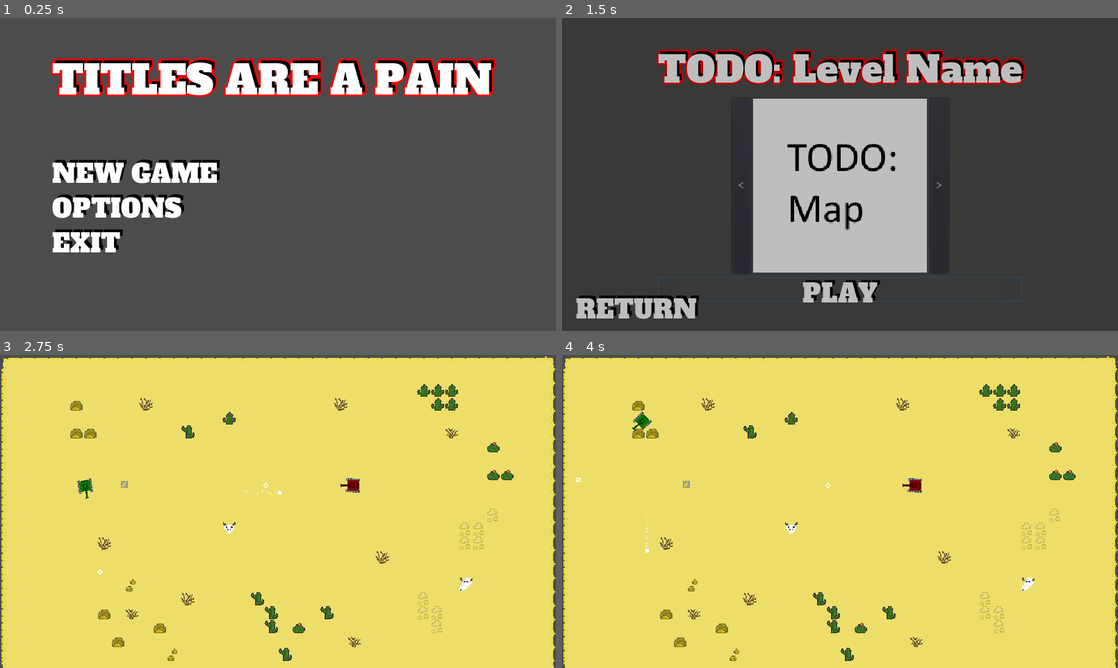
Above: before the commit, frames 1-4 (two rows, left to right).
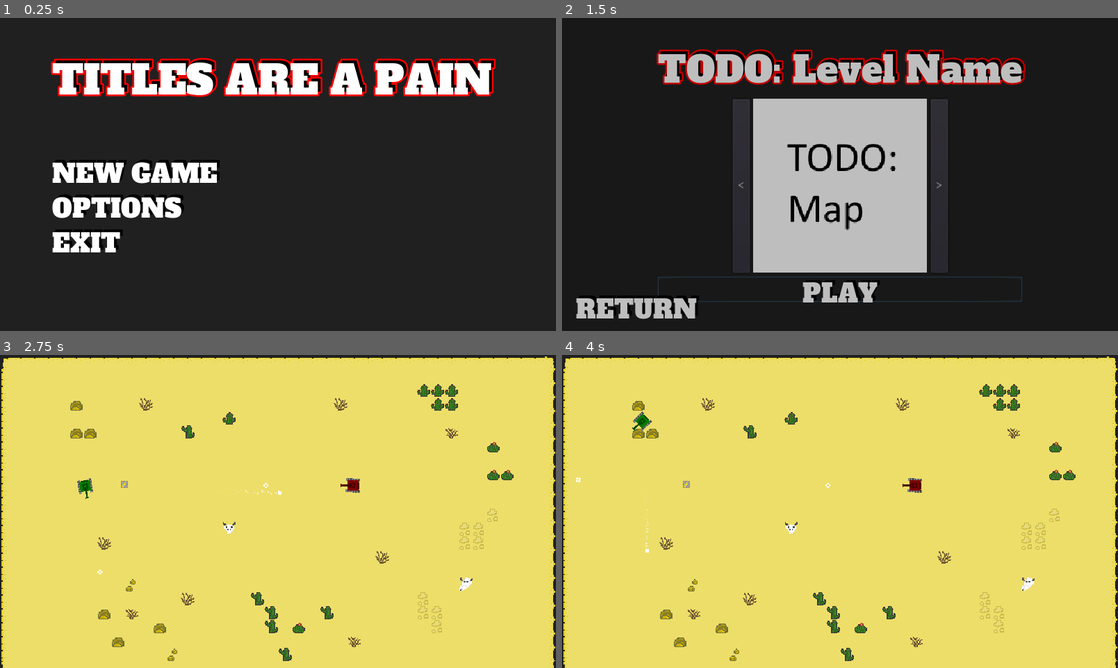
Above: after the commit, the same moments.

Repository: gw935/Skriptsprachen_Spiel
Game: Godot game, scene res://Scenes/TitleScreen/TitleScreen.tscn
Two runs of this game, one before a commit and one after it. Both use one fixed random seed, a clock stepped at 60 frames per second and the inputs below. Sound files missing from this copy of the repository are replaced by a short silence.
Inputs:
- Up to frame 1 (0.25 s): no input
- Up to frame 2 (1.5 s): click "NEW GAME" at 0.5 s; click "PLAY" at 1.25 s
- Up to frame 3 (2.75 s): hold Right (right) from 2.03 s (still down); hold Keypad 0 (fire) from 2.03 s (still down)
- Up to frame 4 (4 s): tap Enter at 2.75 s; release Right (right) at 2.78 s; release Keypad 0 (fire) at 2.78 s; hold Down (down) 2.78-3.53 s; tap Keypad 0 (fire) at 2.85 s; hold Right (right) from 3.53 s (still down); hold Keypad 0 (fire) from 3.53 s (still down)

The runs differ from the first frame. In frame 1, 87% of the frame differs, in the area x 0-100%, y 0-100%; in frame 2, 70%; in frame 3, 1.6%; in frame 4, 1.6%.

Commit message:
more Crates, Walls

Diff:
--- /dev/null
+++ b/Entities/Obstacles/Reinforced_Wood_Crate.tscn
@@ -0,0 +1,10 @@
+[gd_scene load_steps=3 format=2]
+
+[ext_resource path="res://Entities/Obstacles/Obstacle.tscn" type="PackedScene" id=1]
+[ext_resource path="res://Assets/Crates/Reinforcedcrate.png" type="Texture" id=2]
+
+[node name="Reinforced_Wood_Crate" instance=ExtResource( 1 )]
+health = 15
+
+[node name="Sprite" parent="." index="1"]
+texture = ExtResource( 2 )
--- /dev/null
+++ b/Entities/Obstacles/Steel_Crate.tscn
@@ -0,0 +1,10 @@
+[gd_scene load_steps=3 format=2]
+
+[ext_resource path="res://Entities/Obstacles/Obstacle.tscn" type="PackedScene" id=1]
+[ext_resource path="res://Assets/Crates/Metalcrate.png" type="Texture" id=2]
+
+[node name="Steel_Crate" instance=ExtResource( 1 )]
+health = 50
+
+[node name="Sprite" parent="." index="1"]
+texture = ExtResource( 2 )
--- /dev/null
+++ b/Entities/Obstacles/Wall.tscn
@@ -0,0 +1,14 @@
+[gd_scene load_steps=3 format=2]
+
+[ext_resource path="res://Assets/Walls/wall_center.png" type="Texture" id=1]
+
+[sub_resource type="RectangleShape2D" id=1]
+extents = Vector2( 8, 8 )
+
+[node name="Wall" type="StaticBody2D"]
+
+[node name="Sprite" type="Sprite" parent="."]
+texture = ExtResource( 1 )
+
+[node name="CollisionShape2D" type="CollisionShape2D" parent="."]
+shape = SubResource( 1 )
--- a/Scenes/Test_Level.tscn
+++ b/Scenes/Test_Level.tscn
@@ -2,14 +2,12 @@
 
 [ext_resource path="res://Entities/Tank.tscn" type="PackedScene" id=1]
 [ext_resource path="res://Scenes/Map.gd" type="Script" id=2]
-[ext_resource path="res://Entities/PowerUps/Stronger_Bullet_Pickup.tscn" type="PackedScene" id=3]
+[ext_resource path="res://Entities/Obstacles/Steel_Crate.tscn" type="PackedScene" id=3]
 [ext_resource path="res://Entities/Obstacles/Obstacle.tscn" type="PackedScene" id=4]
-[ext_resource path="res://Assets/Bullet.png" type="Texture" id=5]
+[ext_resource path="res://Entities/Obstacles/Wall.tscn" type="PackedScene" id=5]
 [ext_resource path="res://Entities/Obstacles/ItemCrate.tscn" type="PackedScene" id=6]
 [ext_resource path="res://UI/UI.tscn" type="PackedScene" id=7]
-
-[sub_resource type="RectangleShape2D" id=1]
-extents = Vector2( 1.9887, 2 )
+[ext_resource path="res://Entities/Obstacles/Reinforced_Wood_Crate.tscn" type="PackedScene" id=8]
 
 [node name="Test_Level" type="Node2D"]
 script = ExtResource( 2 )
@@ -28,70 +26,475 @@
 [node name="Body" parent="Player_2" index="1"]
 modulate = Color( 1, 0, 0, 1 )
 
-[node name="StaticBody2D" type="StaticBody2D" parent="."]
-position = Vector2( 253, 145 )
-collision_mask = 7
-__meta__ = {
-"_edit_group_": true
-}
-
-[node name="Sprite" type="Sprite" parent="StaticBody2D"]
-scale = Vector2( 5.53125, 40 )
-texture = ExtResource( 5 )
-
-[node name="CollisionShape2D" type="CollisionShape2D" parent="StaticBody2D"]
-scale = Vector2( 5.53125, 40 )
-shape = SubResource( 1 )
-
-[node name="Stronger_Bullet_Pickup" parent="." instance=ExtResource( 3 )]
-position = Vector2( 149, 194 )
-collision_mask = 3
-
-[node name="Stronger_Bullet_Pickup2" parent="." instance=ExtResource( 3 )]
-position = Vector2( 353, 202 )
-collision_mask = 3
-
-[node name="Obstacle" parent="." instance=ExtResource( 4 )]
-position = Vector2( 162, 129 )
-
-[node name="Obstacle2" parent="." instance=ExtResource( 4 )]
-position = Vector2( 184, 128 )
-
-[node name="Obstacle3" parent="." instance=ExtResource( 4 )]
-position = Vector2( 205, 127 )
-
-[node name="ItemCrate" parent="." instance=ExtResource( 6 )]
-position = Vector2( 126, 275 )
-
-[node name="ItemCrate2" parent="." instance=ExtResource( 6 )]
-position = Vector2( 457, 173 )
-
-[node name="ItemCrate3" parent="." instance=ExtResource( 6 )]
-position = Vector2( 160, 72 )
-
-[node name="ItemCrate4" parent="." instance=ExtResource( 6 )]
-position = Vector2( 196, 77 )
-
-[node name="ItemCrate5" parent="." instance=ExtResource( 6 )]
-position = Vector2( 162, 99 )
-
-[node name="ItemCrate6" parent="." instance=ExtResource( 6 )]
-position = Vector2( 194, 101 )
-
-[node name="ItemCrate7" parent="." instance=ExtResource( 6 )]
-position = Vector2( 126, 71 )
-
-[node name="ItemCrate8" parent="." instance=ExtResource( 6 )]
-position = Vector2( 132, 94 )
-
-[node name="ItemCrate9" parent="." instance=ExtResource( 6 )]
-position = Vector2( 133, 123 )
-
 [node name="UI" parent="." instance=ExtResource( 7 )]
+visible = false
 anchor_right = 0.0
 anchor_bottom = 0.0
 margin_right = 640.0
 margin_bottom = 360.0
 
+[node name="Walls" type="Node" parent="."]
+
+[node name="Wall" parent="Walls" instance=ExtResource( 5 )]
+position = Vector2( 8, 8 )
+
+[node name="Wall2" parent="Walls" instance=ExtResource( 5 )]
+position = Vector2( 24, 8 )
+
+[node name="Wall3" parent="Walls" instance=ExtResource( 5 )]
+position = Vector2( 40, 8 )
+
+[node name="Wall4" parent="Walls" instance=ExtResource( 5 )]
+position = Vector2( 56, 8 )
+
+[node name="Wall5" parent="Walls" instance=ExtResource( 5 )]
+position = Vector2( 72, 8 )
+
+[node name="Wall6" parent="Walls" instance=ExtResource( 5 )]
+position = Vector2( 88, 8 )
+
+[node name="Wall7" parent="Walls" instance=ExtResource( 5 )]
+position = Vector2( 104, 8 )
+
+[node name="Wall8" parent="Walls" instance=ExtResource( 5 )]
+position = Vector2( 104, 8 )
+
+[node name="Wall9" parent="Walls" instance=ExtResource( 5 )]
+position = Vector2( 120, 8 )
+
+[node name="Wall10" parent="Walls" instance=ExtResource( 5 )]
+position = Vector2( 136, 8 )
+
+[node name="Wall11" parent="Walls" instance=ExtResource( 5 )]
+position = Vector2( 152, 8 )
+
+[node name="Wall12" parent="Walls" instance=ExtResource( 5 )]
+position = Vector2( 168, 8 )
+
+[node name="Wall13" parent="Walls" instance=ExtResource( 5 )]
+position = Vector2( 184, 8 )
+
+[node name="Wall14" parent="Walls" instance=ExtResource( 5 )]
+position = Vector2( 200, 8 )
+
+[node name="Wall15" parent="Walls" instance=ExtResource( 5 )]
+position = Vector2( 216, 8 )
+
+[node name="Wall16" parent="Walls" instance=ExtResource( 5 )]
+position = Vector2( 216, 8 )
+
+[node name="Wall17" parent="Walls" instance=ExtResource( 5 )]
+position = Vector2( 232, 8 )
+
+[node name="Wall18" parent="Walls" instance=ExtResource( 5 )]
+position = Vector2( 248, 8 )
+
+[node name="Wall19" parent="Walls" instance=ExtResource( 5 )]
+position = Vector2( 264, 8 )
+
+[node name="Wall20" parent="Walls" instance=ExtResource( 5 )]
+position = Vector2( 280, 8 )
+
+[node name="Wall21" parent="Walls" instance=ExtResource( 5 )]
+position = Vector2( 296, 8 )
+
+[node name="Wall22" parent="Walls" instance=ExtResource( 5 )]
+position = Vector2( 312, 8 )
+
+[node name="Wall23" parent="Walls" instance=ExtResource( 5 )]
+position = Vector2( 328, 8 )
+
+[node name="Wall24" parent="Walls" instance=ExtResource( 5 )]
+position = Vector2( 328, 8 )
+
+[node name="Wall25" parent="Walls" instance=ExtResource( 5 )]
+position = Vector2( 344, 8 )
+
+[node name="Wall26" parent="Walls" instance=ExtResource( 5 )]
+position = Vector2( 360, 8 )
+
+[node name="Wall27" parent="Walls" instance=ExtResource( 5 )]
+position = Vector2( 376, 8 )
+
+[node name="Wall28" parent="Walls" instance=ExtResource( 5 )]
+position = Vector2( 392, 8 )
+
+[node name="Wall29" parent="Walls" instance=ExtResource( 5 )]
+position = Vector2( 408, 8 )
+
+[node name="Wall30" parent="Walls" instance=ExtResource( 5 )]
+position = Vector2( 424, 8 )
+
+[node name="Wall31" parent="Walls" instance=ExtResource( 5 )]
+position = Vector2( 440, 8 )
+
+[node name="Wall32" parent="Walls" instance=ExtResource( 5 )]
+position = Vector2( 440, 8 )
+
+[node name="Wall33" parent="Walls" instance=ExtResource( 5 )]
+position = Vector2( 456, 8 )
+
+[node name="Wall34" parent="Walls" instance=ExtResource( 5 )]
+position = Vector2( 472, 8 )
+
+[node name="Wall35" parent="Walls" instance=ExtResource( 5 )]
+position = Vector2( 488, 8 )
+
+[node name="Wall36" parent="Walls" instance=ExtResource( 5 )]
+position = Vector2( 504, 8 )
+
+[node name="Wall37" parent="Walls" instance=ExtResource( 5 )]
+position = Vector2( 520, 8 )
+
+[node name="Wall38" parent="Walls" instance=ExtResource( 5 )]
+position = Vector2( 536, 8 )
+
+[node name="Wall39" parent="Walls" instance=ExtResource( 5 )]
+position = Vector2( 552, 8 )
+
+[node name="Wall40" parent="Walls" instance=ExtResource( 5 )]
+position = Vector2( 552, 8 )
+
+[node name="Wall41" parent="Walls" instance=ExtResource( 5 )]
+position = Vector2( 568, 8 )
+
+[node name="Wall42" parent="Walls" instance=ExtResource( 5 )]
+position = Vector2( 584, 8 )
+
+[node name="Wall43" parent="Walls" instance=ExtResource( 5 )]
+position = Vector2( 600, 8 )
+
+[node name="Wall44" parent="Walls" instance=ExtResource( 5 )]
+position = Vector2( 616, 8 )
+
+[node name="Wall45" parent="Walls" instance=ExtResource( 5 )]
+position = Vector2( 632, 8 )
+
+[node name="Wall46" parent="Walls" instance=ExtResource( 5 )]
+position = Vector2( 632, 24 )
+
+[node name="Wall47" parent="Walls" instance=ExtResource( 5 )]
+position = Vector2( 632, 40 )
+
+[node name="Wall48" parent="Walls" instance=ExtResource( 5 )]
+position = Vector2( 632, 56 )
+
+[node name="Wall49" parent="Walls" instance=ExtResource( 5 )]
+position = Vector2( 632, 72 )
+
+[node name="Wall50" parent="Walls" instance=ExtResource( 5 )]
+position = Vector2( 632, 88 )
+
+[node name="Wall51" parent="Walls" instance=ExtResource( 5 )]
+position = Vector2( 632, 104 )
+
+[node name="Wall52" parent="Walls" instance=ExtResource( 5 )]
+position = Vector2( 632, 120 )
+
+[node name="Wall53" parent="Walls" instance=ExtResource( 5 )]
+position = Vector2( 632, 136 )
+
+[node name="Wall54" parent="Walls" instance=ExtResource( 5 )]
+position = Vector2( 632, 152 )
+
+[node name="Wall55" parent="Walls" instance=ExtResource( 5 )]
+position = Vector2( 632, 168 )
+
+[node name="Wall56" parent="Walls" instance=ExtResource( 5 )]
+position = Vector2( 632, 184 )
+
+[node name="Wall57" parent="Walls" instance=ExtResource( 5 )]
+position = Vector2( 632, 200 )
+
+[node name="Wall58" parent="Walls" instance=ExtResource( 5 )]
+position = Vector2( 632, 216 )
+
+[node name="Wall59" parent="Walls" instance=ExtResource( 5 )]
+position = Vector2( 632, 232 )
+
+[node name="Wall60" parent="Walls" instance=ExtResource( 5 )]
+position = Vector2( 632, 248 )
+
+[node name="Wall61" parent="Walls" instance=ExtResource( 5 )]
+position = Vector2( 632, 264 )
+
+[node name="Wall62" parent="Walls" instance=ExtResource( 5 )]
+position = Vector2( 632, 280 )
+
+[node name="Wall63" parent="Walls" instance=ExtResource( 5 )]
+position = Vector2( 632, 296 )
+
+[node name="Wall64" parent="Walls" instance=ExtResource( 5 )]
+position = Vector2( 632, 312 )
+
+[node name="Wall65" parent="Walls" instance=ExtResource( 5 )]
+position = Vector2( 632, 328 )
+
+[node name="Wall66" parent="Walls" instance=ExtResource( 5 )]
+position = Vector2( 632, 344 )
+
+[node name="Wall67" parent="Walls" instance=ExtResource( 5 )]
+position = Vector2( 632, 360 )
+
+[node name="Wall68" parent="Walls" instance=ExtResource( 5 )]
+position = Vector2( 616, 360 )
+
+[node name="Wall69" parent="Walls" instance=ExtResource( 5 )]
+position = Vector2( 600, 360 )
+
+[node name="Wall70" parent="Walls" instance=ExtResource( 5 )]
+position = Vector2( 584, 360 )
+
+[node name="Wall71" parent="Walls" instance=ExtResource( 5 )]
+position = Vector2( 568, 360 )
+
+[node name="Wall72" parent="Walls" instance=ExtResource( 5 )]
+position = Vector2( 552, 360 )
+
+[node name="Wall73" parent="Walls" instance=ExtResource( 5 )]
+position = Vector2( 552, 360 )
+
+[node name="Wall74" parent="Walls" instance=ExtResource( 5 )]
+position = Vector2( 536, 360 )
+
+[node name="Wall75" parent="Walls" instance=ExtResource( 5 )]
+position = Vector2( 520, 360 )
+
+[node name="Wall76" parent="Walls" instance=ExtResource( 5 )]
+position = Vector2( 504, 360 )
+
+[node name="Wall77" parent="Walls" instance=ExtResource( 5 )]
+position = Vector2( 488, 360 )
+
+[node name="Wall78" parent="Walls" instance=ExtResource( 5 )]
+position = Vector2( 472, 360 )
+
+[node name="Wall79" parent="Walls" instance=ExtResource( 5 )]
+position = Vector2( 456, 360 )
+
+[node name="Wall80" parent="Walls" instance=ExtResource( 5 )]
+position = Vector2( 456, 360 )
+
+[node name="Wall81" parent="Walls" instance=ExtResource( 5 )]
+position = Vector2( 440, 360 )
+
+[node name="Wall82" parent="Walls" instance=ExtResource( 5 )]
+position = Vector2( 424, 360 )
+
+[node name="Wall83" parent="Walls" instance=ExtResource( 5 )]
+position = Vector2( 408, 360 )
+
+[node name="Wall84" parent="Walls" instance=ExtResource( 5 )]
+position = Vector2( 392, 360 )
+
+[node name="Wall85" parent="Walls" instance=ExtResource( 5 )]
+position = Vector2( 376, 360 )
+
+[node name="Wall86" parent="Walls" instance=ExtResource( 5 )]
+position = Vector2( 360, 360 )
+
+[node name="Wall87" parent="Walls" instance=ExtResource( 5 )]
+position = Vector2( 360, 360 )
+
+[node name="Wall88" parent="Walls" instance=ExtResource( 5 )]
+position = Vector2( 344, 360 )
+
+[node name="Wall89" parent="Walls" instance=ExtResource( 5 )]
+position = Vector2( 328, 360 )
+
+[node name="Wall90" parent="Walls" instance=ExtResource( 5 )]
+position = Vector2( 312, 360 )
+
+[node name="Wall91" parent="Walls" instance=ExtResource( 5 )]
+position = Vector2( 296, 360 )
+
+[node name="Wall92" parent="Walls" instance=ExtResource( 5 )]
+position = Vector2( 280, 360 )
+
+[node name="Wall93" parent="Walls" instance=ExtResource( 5 )]
+position = Vector2( 264, 360 )
+
+[node name="Wall94" parent="Walls" instance=ExtResource( 5 )]
+position = Vector2( 264, 360 )
+
+[node name="Wall95" parent="Walls" instance=ExtResource( 5 )]
+position = Vector2( 248, 360 )
+
+[node name="Wall96" parent="Walls" instance=ExtResource( 5 )]
+position = Vector2( 232, 360 )
+
+[node name="Wall97" parent="Walls" instance=ExtResource( 5 )]
+position = Vector2( 216, 360 )
+
+[node name="Wall98" parent="Walls" instance=ExtResource( 5 )]
+position = Vector2( 200, 360 )
+
+[node name="Wall99" parent="Walls" instance=ExtResource( 5 )]
+position = Vector2( 184, 360 )
+
+[node name="Wall100" parent="Walls" instance=ExtResource( 5 )]
+position = Vector2( 168, 360 )
+
+[node name="Wall101" parent="Walls" instance=ExtResource( 5 )]
+position = Vector2( 168, 360 )
+
+[node name="Wall102" parent="Walls" instance=ExtResource( 5 )]
+position = Vector2( 152, 360 )
+
+[node name="Wall103" parent="Walls" instance=ExtResource( 5 )]
+position = Vector2( 136, 360 )
+
+[node name="Wall104" parent="Walls" instance=ExtResource( 5 )]
+position = Vector2( 120, 360 )
+
+[node name="Wall105" parent="Walls" instance=ExtResource( 5 )]
+position = Vector2( 104, 360 )
+
+[node name="Wall106" parent="Walls" instance=ExtResource( 5 )]
+position = Vector2( 88, 360 )
+
+[node name="Wall107" parent="Walls" instance=ExtResource( 5 )]
+position = Vector2( 72, 360 )
+
+[node name="Wall108" parent="Walls" instance=ExtResource( 5 )]
+position = Vector2( 72, 360 )
+
+[node name="Wall109" parent="Walls" instance=ExtResource( 5 )]
+position = Vector2( 56, 360 )
+
+[node name="Wall110" parent="Walls" instance=ExtResource( 5 )]
+position = Vector2( 40, 360 )
+
+[node name="Wall111" parent="Walls" instance=ExtResource( 5 )]
+position = Vector2( 24, 360 )
+
+[node name="Wall112" parent="Walls" instance=ExtResource( 5 )]
+position = Vector2( 8, 360 )
+
+[node name="Wall113" parent="Walls" instance=ExtResource( 5 )]
+position = Vector2( 8, 344 )
+
+[node name="Wall114" parent="Walls" instance=ExtResource( 5 )]
+position = Vector2( 8, 328 )
+
+[node name="Wall115" parent="Walls" instance=ExtResource( 5 )]
+position = Vector2( 8, 312 )
+
+[node name="Wall116" parent="Walls" instance=ExtResource( 5 )]
+position = Vector2( 8, 296 )
+
+[node name="Wall117" parent="Walls" instance=ExtResource( 5 )]
+position = Vector2( 8, 280 )
+
+[node name="Wall118" parent="Walls" instance=ExtResource( 5 )]
+position = Vector2( 8, 264 )
+
+[node name="Wall119" parent="Walls" instance=ExtResource( 5 )]
+position = Vector2( 8, 248 )
+
+[node name="Wall120" parent="Walls" instance=ExtResource( 5 )]
+position = Vector2( 8, 232 )
+
+[node name="Wall121" parent="Walls" instance=ExtResource( 5 )]
+position = Vector2( 8, 216 )
+
+[node name="Wall122" parent="Walls" instance=ExtResource( 5 )]
+position = Vector2( 8, 200 )
+
+[node name="Wall123" parent="Walls" instance=ExtResource( 5 )]
+position = Vector2( 8, 184 )
+
+[node name="Wall124" parent="Walls" instance=ExtResource( 5 )]
+position = Vector2( 8, 168 )
+
+[node name="Wall125" parent="Walls" instance=ExtResource( 5 )]
+position = Vector2( 8, 152 )
+
+[node name="Wall126" parent="Walls" instance=ExtResource( 5 )]
+position = Vector2( 8, 136 )
+
+[node name="Wall127" parent="Walls" instance=ExtResource( 5 )]
+position = Vector2( 8, 120 )
+
+[node name="Wall128" parent="Walls" instance=ExtResource( 5 )]
+position = Vector2( 8, 104 )
+
+[node name="Wall129" parent="Walls" instance=ExtResource( 5 )]
+position = Vector2( 8, 88 )
+
+[node name="Wall130" parent="Walls" instance=ExtResource( 5 )]
+position = Vector2( 8, 72 )
+
+[node name="Wall131" parent="Walls" instance=ExtResource( 5 )]
+position = Vector2( 8, 56 )
+
+[node name="Wall132" parent="Walls" instance=ExtResource( 5 )]
+position = Vector2( 8, 40 )
+
+[node name="Wall133" parent="Walls" instance=ExtResource( 5 )]
+position = Vector2( 8, 24 )
+
+[node name="Obstacals" type="Node" parent="."]
+
+[node name="Steel_Crate" parent="Obstacals" instance=ExtResource( 3 )]
+position = Vector2( 232, 216 )
+
+[node name="Steel_Crate3" parent="Obstacals" instance=ExtResource( 3 )]
+position = Vector2( 248, 216 )
+
+[node name="Steel_Crate4" parent="Obstacals" instance=ExtResource( 3 )]
+position = Vector2( 264, 216 )
+
+[node name="Reinforced_Wood_Crate" parent="Obstacals" instance=ExtResource( 8 )]
+position = Vector2( 200, 216 )
+
+[node name="Steel_Crate2" parent="Obstacals" instance=ExtResource( 3 )]
+position = Vector2( 216, 216 )
+
+[node name="Reinforced_Wood_Crate2" parent="Obstacals" instance=ExtResource( 8 )]
+position = Vector2( 184, 216 )
+
+[node name="Reinforced_Wood_Crate3" parent="Obstacals" instance=ExtResource( 8 )]
+position = Vector2( 168, 216 )
+
+[node name="Reinforced_Wood_Crate4" parent="Obstacals" instance=ExtResource( 8 )]
+position = Vector2( 152, 216 )
+
+[node name="Obstacle" parent="Obstacals" instance=ExtResource( 4 )]
+position = Vector2( 168, 136 )
+
+[node name="Obstacle2" parent="Obstacals" instance=ExtResource( 4 )]
+position = Vector2( 184, 136 )
+
+[node name="Obstacle3" parent="Obstacals" instance=ExtResource( 4 )]
+position = Vector2( 200, 136 )
+
+[node name="ItemCrate" parent="Obstacals" instance=ExtResource( 6 )]
+position = Vector2( 126, 275 )
+
+[node name="ItemCrate2" parent="Obstacals" instance=ExtResource( 6 )]
+position = Vector2( 457, 173 )
+
+[node name="ItemCrate3" parent="Obstacals" instance=ExtResource( 6 )]
+position = Vector2( 168, 72 )
+
+[node name="ItemCrate4" parent="Obstacals" instance=ExtResource( 6 )]
+position = Vector2( 200, 72 )
+
+[node name="ItemCrate5" parent="Obstacals" instance=ExtResource( 6 )]
+position = Vector2( 168, 88 )
+
+[node name="ItemCrate6" parent="Obstacals" instance=ExtResource( 6 )]
+position = Vector2( 200, 88 )
+
+[node name="ItemCrate7" parent="Obstacals" instance=ExtResource( 6 )]
+position = Vector2( 136, 72 )
+
+[node name="ItemCrate8" parent="Obstacals" instance=ExtResource( 6 )]
+position = Vector2( 136, 88 )
+
+[node name="ItemCrate9" parent="Obstacals" instance=ExtResource( 6 )]
+position = Vector2( 136, 104 )
+
 [editable path="Player_1"]
 [editable path="Player_2"]
--- a/project.godot
+++ b/project.godot
@@ -118,4 +118,5 @@
 
 2d/options/use_nvidia_rect_flicker_workaround=true
 2d/snapping/use_gpu_pixel_snap=true
+environment/default_clear_color=Color( 0.129412, 0.129412, 0.129412, 1 )
 environment/default_environment="res://default_env.tres"
Binary file added: Assets/Crates/Metalcrate.png
Not shown, added: Assets/Crates/Metalcrate.png.import
Binary file added: Assets/Crates/Reinforcedcrate.png
Not shown, added: Assets/Crates/Reinforcedcrate.png.import
Binary file added: Assets/Walls/wall_center.png
Not shown, added: Assets/Walls/wall_center.png.import
